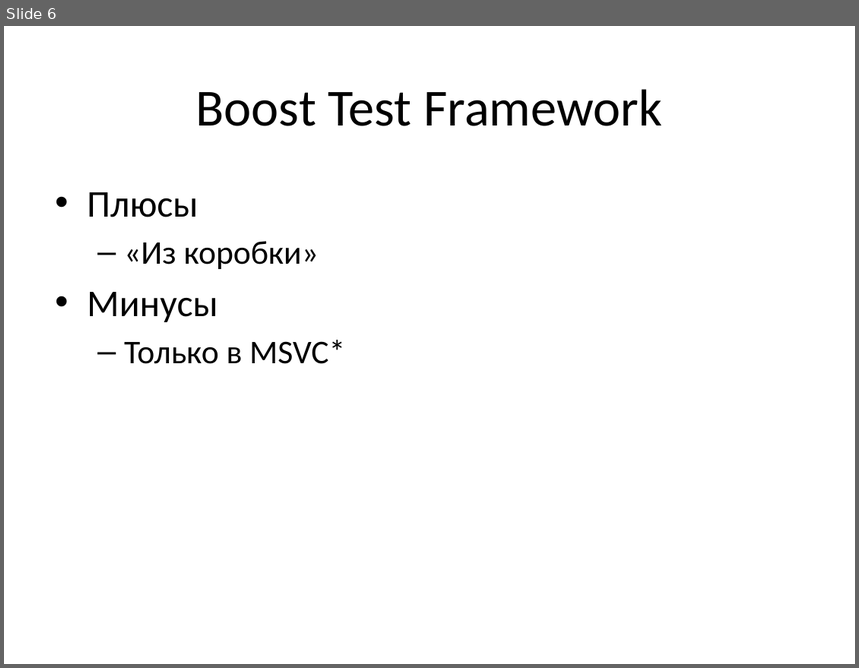
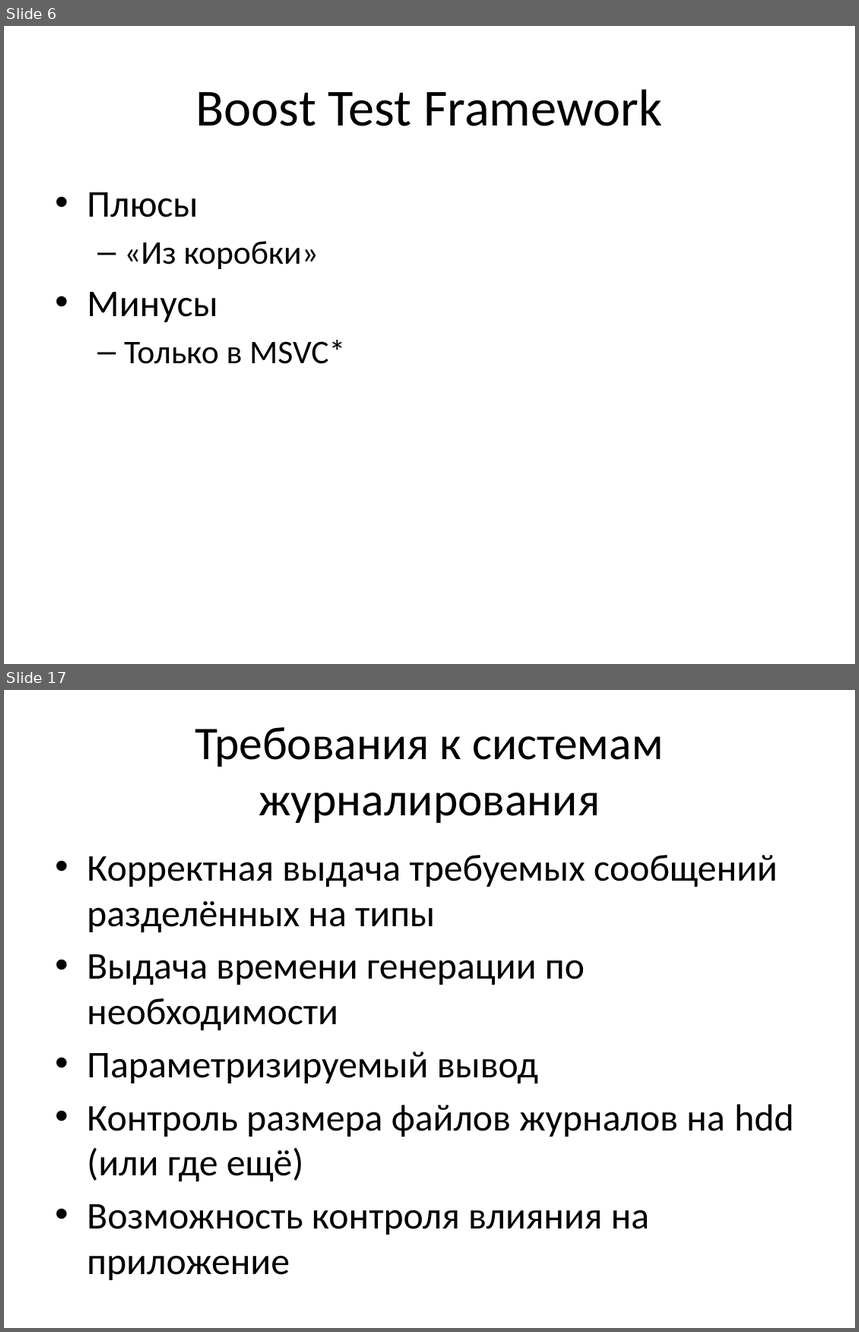
Before and after one commit to russov/cpp_craft_1013, a slide deck: lections/cpp_craft_lec_7_pre.pptx. Shown one above the other, each under a label of ours: slide 6 before the commit, slides 6 and 17 after it; the slides between them are not shown. The pictures are 859x668 and 859x1332 pixels, drawn with LibreOffice and Linux fonts; fonts in the diff are those of the drawing. Boxes give left, top, right and bottom in pixels: in the first picture for what was removed or moved away, otherwise in the second. Text is boxed around its words. In the diff, an @@ line names an element or a change of style, - is before the commit and + after.

```diff
--- a/lections/cpp_craft_lec_7_pre.pptx
+++ b/lections/cpp_craft_lec_7_pre.pptx
@@ slide 17 added at [4,690,855,1328], background #FFFFFF @@
@@ title added at [196,727,664,823], 39.6 pt, text #000000 @@
+Требования к системам журналирования
@@ text added at [87,855,794,1235], 32 pt, text #000000 @@
+• Корректная выдача требуемых сообщений разделённых на типы
+• Выдача времени генерации по необходимости
+• Параметризируемый вывод
+• Контроль размера файлов журналов на hdd (или где ещё)
+• Возможность контроля влияния на приложение
```
Also in this commit, not shown: 2 slides changed, 23 other slides added, 11 other files.
